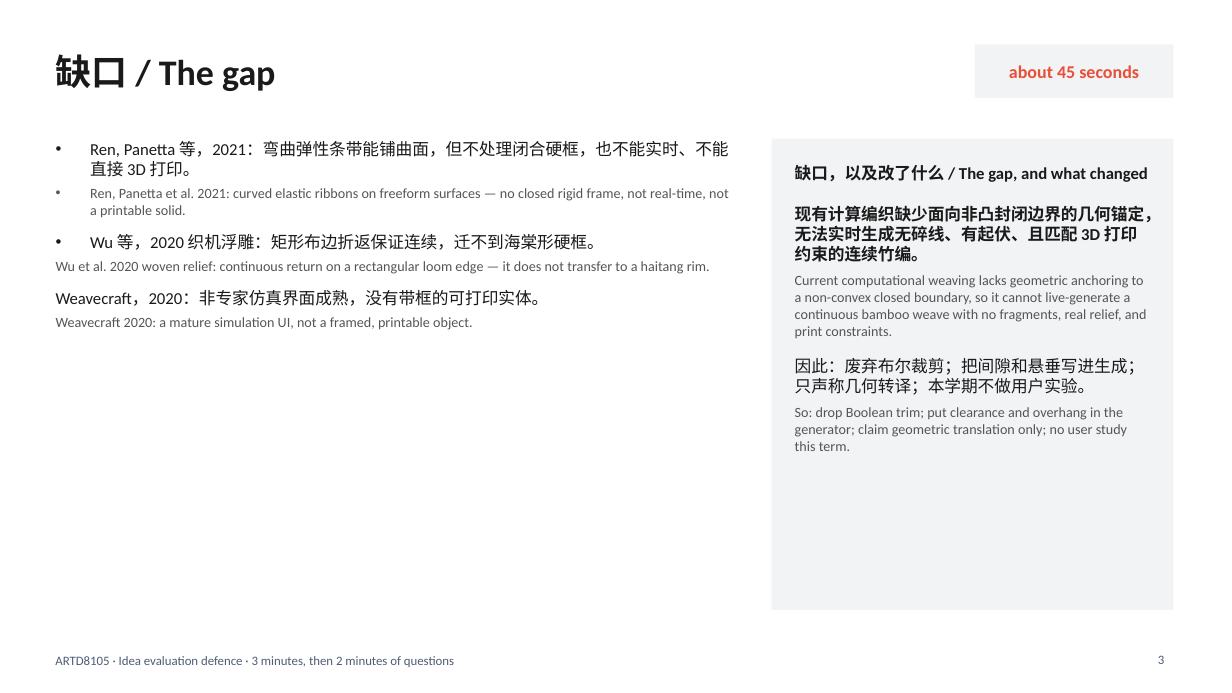
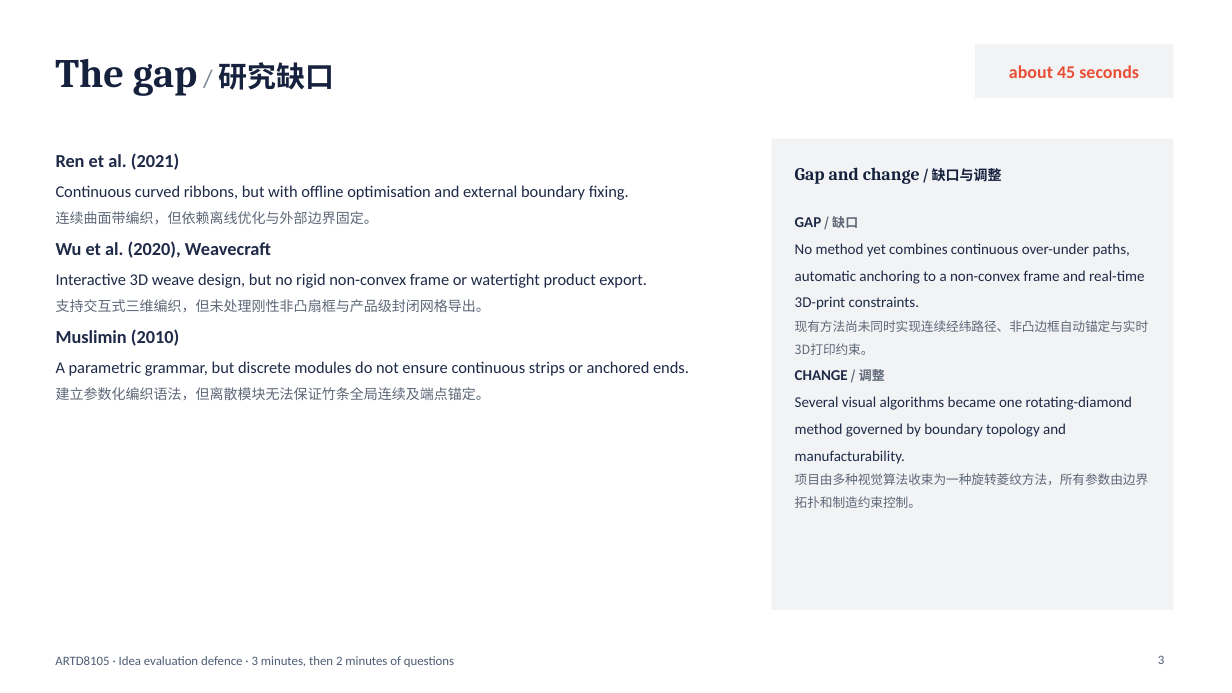
Before and after one commit to yc588777/artd8105-WANG-QIAOLI, a slide deck: slide 3 of my_work/idea_evaluation_defence.pptx. Drawn at 1232x693 pixels with LibreOffice and Linux fonts; fonts in the diff are those of the drawing. Boxes give left, top, right and bottom in pixels: in the first picture for what was removed or moved away, otherwise in the second. Text is boxed around its words. In the diff, an @@ line names an element or a change of style, - is before the commit and + after.

```diff
--- a/my_work/idea_evaluation_defence.pptx
+++ b/my_work/idea_evaluation_defence.pptx
@@ title at bbox=[55, 59, 334, 96]: text changed; size 28 to 31.5 pt; font Calibri to Cambria; text colour #1A1A1A to #16213E @@
-缺口 / The gap
+The gap / 研究缺口
@@ text at bbox=[56, 153, 689, 400]: text changed; size 11 to 12.8 pt; text colour #555555 to #1E2A47 @@
-• Ren, Panetta 等，2021：弯曲弹性条带能铺曲面，但不处理闭合硬框，也不能实时、不能直接 3D 打印。
-• Ren, Panetta et al. 2021: curved elastic ribbons on freeform surfaces — no closed rigid frame, not real-time, not a printable solid.
-• Wu 等，2020 织机浮雕：矩形布边折返保证连续，迁不到海棠形硬框。
-Wu et al. 2020 woven relief: continuous return on a rectangular loom edge — it does not transfer to a haitang rim.
-Weavecraft，2020：非专家仿真界面成熟，没有带框的可打印实体。
-Weavecraft 2020: a mature simulation UI, not a framed, printable object.
+Ren et al. (2021)
+Continuous curved ribbons, but with offline optimisation and external boundary fixing.
+连续曲面带编织，但依赖离线优化与外部边界固定。
+Wu et al. (2020), Weavecraft
+Interactive 3D weave design, but no rigid non-convex frame or watertight product export.
+支持交互式三维编织，但未处理刚性非凸扇框与产品级封闭网格导出。
+Muslimin (2010)
+A parametric grammar, but discrete modules do not ensure continuous strips or anchored ends.
+建立参数化编织语法，但离散模块无法保证竹条全局连续及端点锚定。
@@ text at bbox=[795, 167, 1002, 184]: text changed; size 13 to 13.9 pt; font Calibri to Cambria; text colour #1A1A1A to #16213E @@
-缺口，以及改了什么 / The gap, and what changed
+Gap and change / 缺口与调整
@@ text at bbox=[795, 216, 1149, 508]: text changed; size 11 to 11.7 pt; text colour #555555 to #1E2A47 @@
-现有计算编织缺少面向非凸封闭边界的几何锚定，无法实时生成无碎线、有起伏、且匹配 3D 打印约束的连续竹编。
-Current computational weaving lacks geometric anchoring to a non-convex closed boundary, so it cannot live-generate a continuous bamboo weave with no fragments, real relief, and print constraints.
-因此：废弃布尔裁剪；把间隙和悬垂写进生成；只声称几何转译；本学期不做用户实验。
-So: drop Boolean trim; put clearance and overhang in the generator; claim geometric translation only; no user study this term.
+GAP / 缺口
+No method yet combines continuous over-under paths, automatic anchoring to a non-convex frame and real-time 3D-print constraints.
+现有方法尚未同时实现连续经纬路径、非凸边框自动锚定与实时3D打印约束。
+CHANGE / 调整
+Several visual algorithms became one rotating-diamond method governed by boundary topology and manufacturability.
+项目由多种视觉算法收束为一种旋转菱纹方法，所有参数由边界拓扑和制造约束控制。
```
Also in this commit, not shown: 3 other slides changed, 1 slide added, 1 slide removed.
